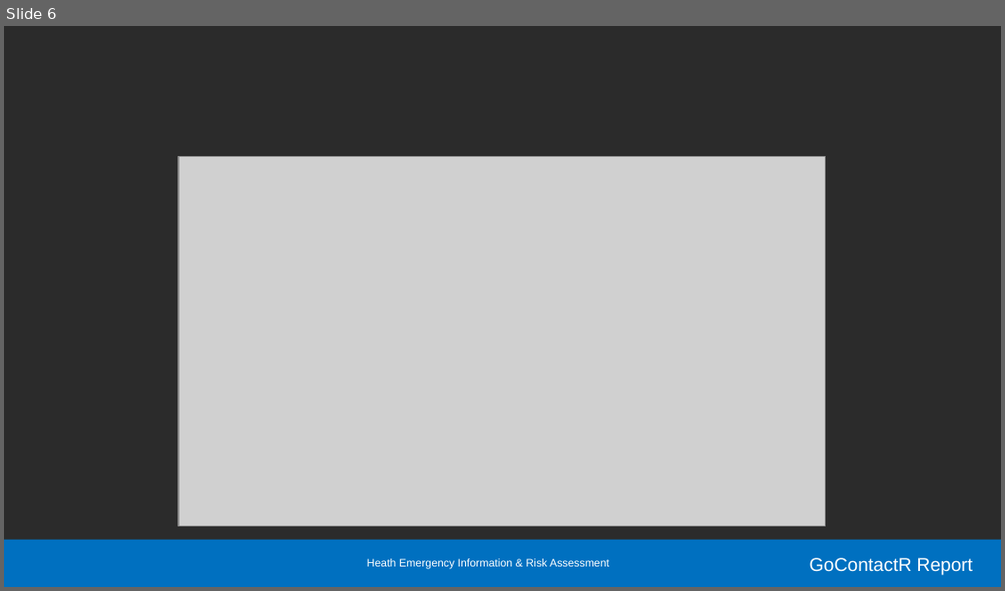
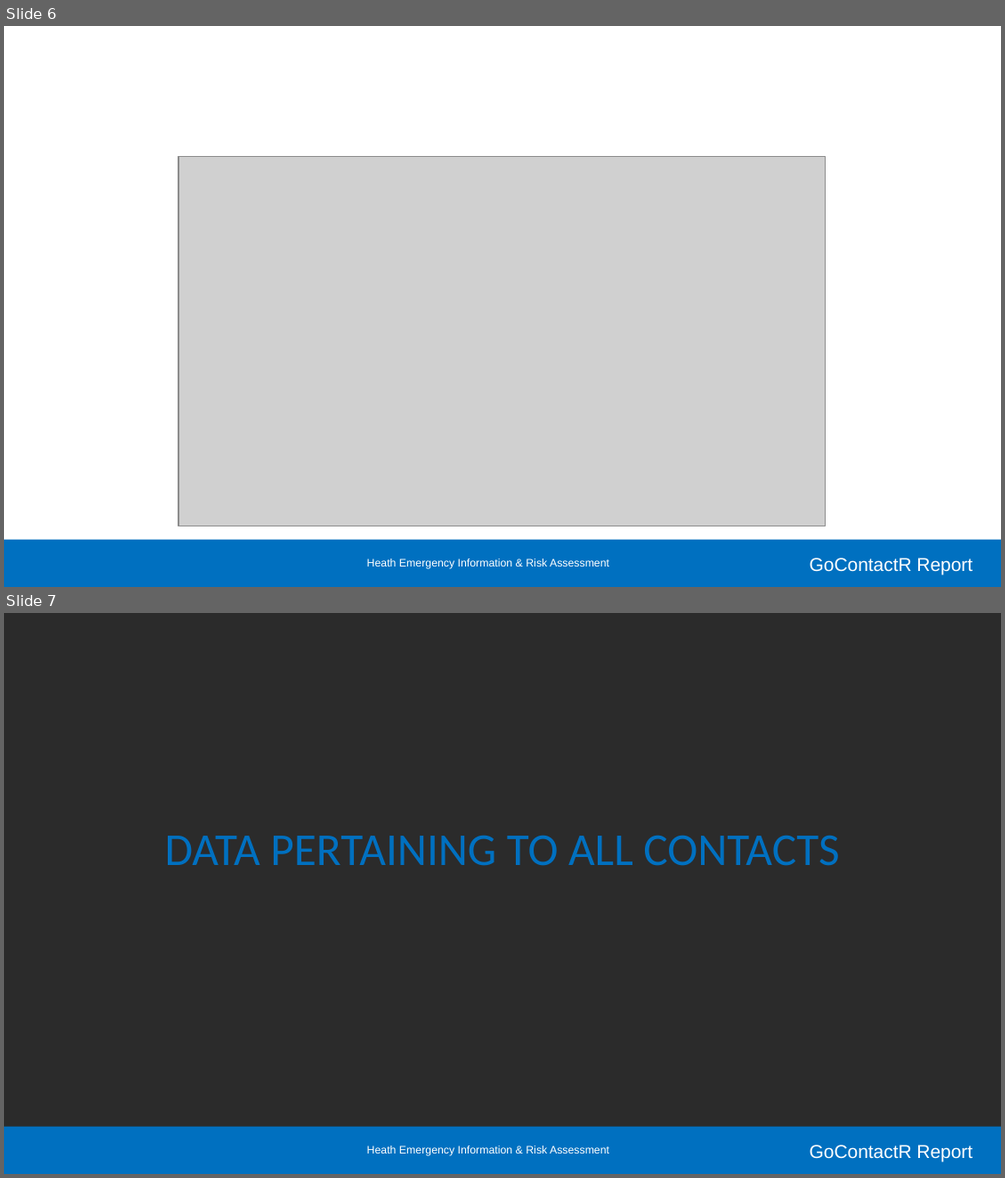
Before and after one commit to kendavidn/GoContactR, a slide deck: markdown/report.pptx. Shown one above the other, each under a label of ours: slide 6 before the commit, slides 6 and 7 after it. The pictures are 1005x591 and 1005x1178 pixels, drawn with LibreOffice and Linux fonts; fonts in the diff are those of the drawing; grey boxes stand for pictures; background and template pictures are left out; a plain dark background stands for a picture behind light text. Boxes give left, top, right and bottom in pixels: in the first picture for what was removed or moved away, otherwise in the second. Text is boxed around its words. In the diff, an @@ line names an element or a change of style, - is before the commit and + after.

```diff
--- a/markdown/report.pptx
+++ b/markdown/report.pptx
@@ slide 7 added at (4,613,1001,1174), background picture (left out); not listed: 3 template elements that a slide beside it also shows @@
@@ title added at (165,835,839,866), 33 pt, text #0070C0 @@
+DATA PERTAINING TO ALL CONTACTS
@@ slide 6 changed as well @@
@@ background picture (left out) to #FFFFFF @@
```
Also in this commit, not shown: 23 other slides changed, 8 other slides added, 13 slides removed, 35 other files.
